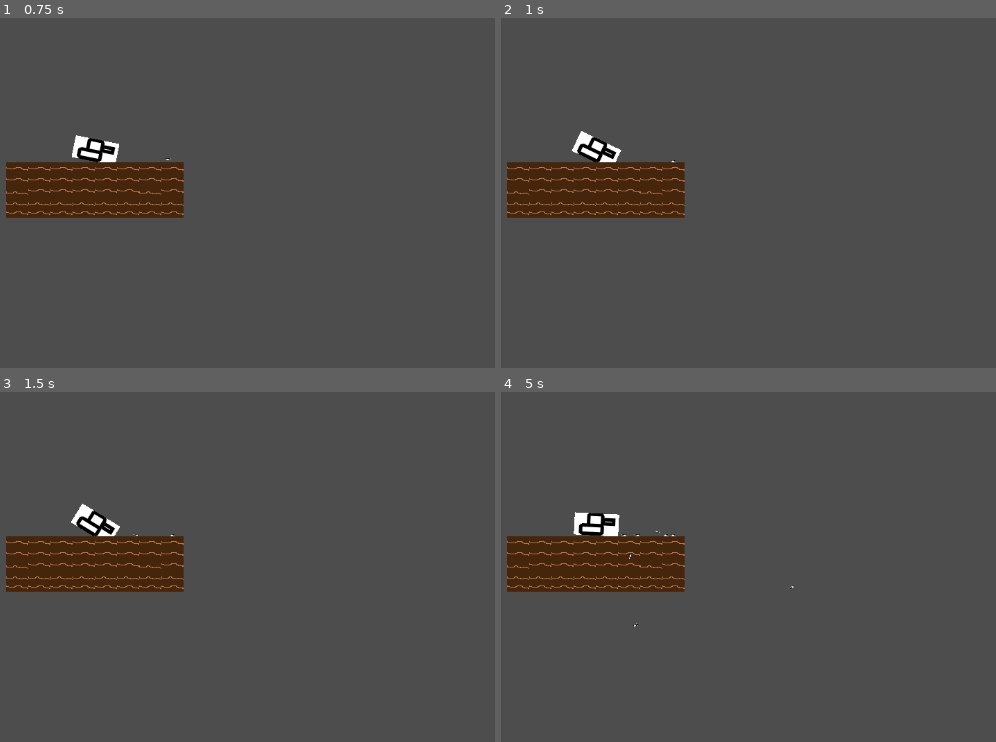
Above: before the commit, frames 1-4 (two rows, left to right).
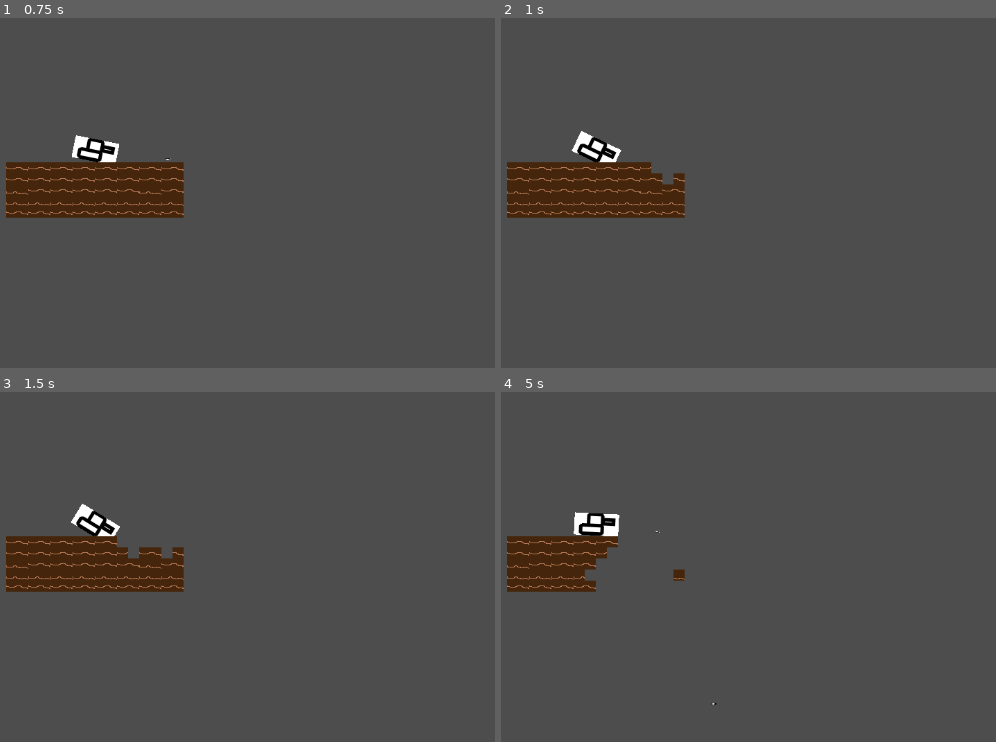
Above: after the commit, the same moments.

Repository: thomas-tahk/rogue-artillery
Game: Godot game, scene res://src/scenes/shooter.tscn
The game is run twice, just before and just after one commit, with the same random seed, the same clock (stepped at 60 frames per second) and the same inputs.
Inputs:
- Up to frame 1 (0.75 s): tap Enter (ui_accept) at 0.5 s; hold Right (ui_right) from 0.53 s (still down); hold Enter (ui_accept) from 0.53 s (still down)
- Up to frame 2 (1 s): keep holding Right (ui_right); keep holding Enter (ui_accept)
- Up to frame 3 (1.5 s): release Right (ui_right) at 1.28 s; release Enter (ui_accept) at 1.28 s; hold Left (ui_left) from 1.28 s (still down); tap Enter (ui_accept) at 1.35 s
- Up to frame 4 (5 s): tap Enter (ui_accept) at 1.52, 1.82, 2.85, 3.02, 3.32, 4.35, 4.52, 4.82 s; release Left (ui_left) at 2.03 s; hold Enter (ui_accept) 2.03-2.78 s; hold Right (ui_right) 2.03-3.53 s; hold Enter (ui_accept) 3.53-4.28 s; hold Left (ui_left) from 3.53 s (still down)

Frame 1 is identical in both runs. In frame 2, 0.3% of the frame differs, in the area x 30-38%, y 40-48%; in frame 3, 0.6%; in frame 4, 2.7%, in the area x 16-60%, y 40-90%.

Commit message:
implemented/debugged basic destructible terrain and updated documentation

Diff:
--- a/bullets.gd
+++ /dev/null
@@ -1,11 +0,0 @@
-extends RigidBody2D
-
-#var launch_power = 800.0  # You can adjust this value
-
-func _ready():
-	# Enable gravity (1.0 = normal Earth gravity)
-	gravity_scale = 1.0
-
-func launch(direction: Vector2, power: float):
-	# Apply impulse = instant force applied once
-	apply_impulse(direction * power)
--- a/src/scenes/bullets.tscn
+++ b/src/scenes/bullets.tscn
@@ -1,12 +1,14 @@
 [gd_scene load_steps=4 format=3 uid="uid://2ak5bel7rfwe"]
 
-[ext_resource type="Script" path="res://bullets.gd" id="1_5t4e7"]
+[ext_resource type="Script" path="res://src/scripts/bullets.gd" id="1_5t4e7"]
 [ext_resource type="Texture2D" uid="uid://dbmdqrqkntblo" path="res://assets/sprites/bullet.png" id="2_vfpbp"]
 
 [sub_resource type="RectangleShape2D" id="RectangleShape2D_o5qq3"]
 size = Vector2(7.5, 4)
 
 [node name="Bullet" type="RigidBody2D"]
+contact_monitor = true
+max_contacts_reported = 10
 script = ExtResource("1_5t4e7")
 
 [node name="Sprite2D" type="Sprite2D" parent="."]
--- a/src/scenes/shooter.tscn
+++ b/src/scenes/shooter.tscn
@@ -1,8 +1,9 @@
-[gd_scene load_steps=5 format=3 uid="uid://dc0k8qdt6nowy"]
+[gd_scene load_steps=6 format=3 uid="uid://dc0k8qdt6nowy"]
 
 [ext_resource type="Script" path="res://src/scripts/gun.gd" id="1_q7iw2"]
 [ext_resource type="Texture2D" uid="uid://ixw64y313ll7" path="res://assets/sprites/tank.png" id="2_vy6qh"]
 [ext_resource type="PackedScene" uid="uid://k1rjtm8mnmao" path="res://src/scenes/terrain.tscn" id="3_cqtnu"]
+[ext_resource type="Script" path="res://src/scripts/terrain_destroyer.gd" id="4_mueye"]
 
 [sub_resource type="RectangleShape2D" id="RectangleShape2D_hmqf2"]
 size = Vector2(53, 32)
@@ -31,3 +32,6 @@
 
 [node name="TileMapLayer" parent="." instance=ExtResource("3_cqtnu")]
 position = Vector2(575, 325)
+
+[node name="TerrainDestroyer" type="Node" parent="."]
+script = ExtResource("4_mueye")
--- /dev/null
+++ b/src/scripts/bullets.gd
@@ -0,0 +1,22 @@
+extends RigidBody2D
+
+# detecting bullet impact
+signal exploded(position)
+
+func _ready():
+	# Enable gravity (1.0 = normal Earth gravity)
+	gravity_scale = 1.0
+	body_entered.connect(_on_body_entered)
+
+func _on_body_entered(body):
+	print("Bullet hit something: ", body.name, " Type: ", body.get_class())
+	if body.name.contains("TileMapLayer") or body.is_in_group("terrain"):
+		print("Terrain hit detected!!")
+		exploded.emit(global_position)
+		queue_free() # Remove bullet
+	else:
+		print("Not terrain - continuing...")
+
+func launch(direction: Vector2, power: float):
+	# Apply impulse = instant force applied once
+	apply_impulse(direction * power)
--- a/src/scripts/gun.gd
+++ b/src/scripts/gun.gd
@@ -67,4 +67,18 @@
 	var direction = Vector2(cos(aim_angle), sin(aim_angle))
 
 	get_parent().add_child(bullet)
+
+	# connect explosion signal
+	bullet.exploded.connect(_on_bullet_exploded)
+
 	bullet.launch(direction, power)
+
+func _on_bullet_exploded(explosion_pos: Vector2):
+	# call terrain destruction
+	print("Explosion signal received at: ", explosion_pos)
+	var terrain_destroyer = get_parent().get_node("TerrainDestroyer")
+	if terrain_destroyer:
+		print("TerrainDestroyer found")
+		terrain_destroyer.explode_terrain(explosion_pos, 2)
+	else:
+		print("ERROR: TerrainDestroyer not found!")
--- /dev/null
+++ b/src/scripts/terrain_destroyer.gd
@@ -0,0 +1,31 @@
+extends Node
+
+@onready var terrain_layer = $"../TileMapLayer"  # Adjust path to your terrain
+
+func _ready():
+	# Connect to bullet explosions - you'll need to do this when creating bullets
+	print("TerrainDestroyer ready")
+	if terrain_layer:
+		print("Terrain layer found: ", terrain_layer.name)
+	else:
+		print("ERROR: Terrain layer not found!")
+
+func explode_terrain(world_pos: Vector2, radius: int = 2):
+	# Convert world position to tile coordinates
+	var center_tile = terrain_layer.local_to_map(terrain_layer.to_local(world_pos))
+
+	# Create circular explosion
+	for x in range(-radius, radius + 1):
+		for y in range(-radius, radius + 1):
+			var distance = Vector2(x, y).length()
+			if distance <= radius:
+				var tile_pos = center_tile + Vector2i(x, y)
+				terrain_layer.set_cell(tile_pos, -1)  # Remove tile
+
+	# Simple explosion effect
+	create_explosion_effect(world_pos)
+
+func create_explosion_effect(pos: Vector2):
+	# Very basic explosion - just print for now
+	print("BOOM at ", pos)
+	# TODO: Add particles, screen shake, etc.
Not shown, changed: docs/DevNotes.md
